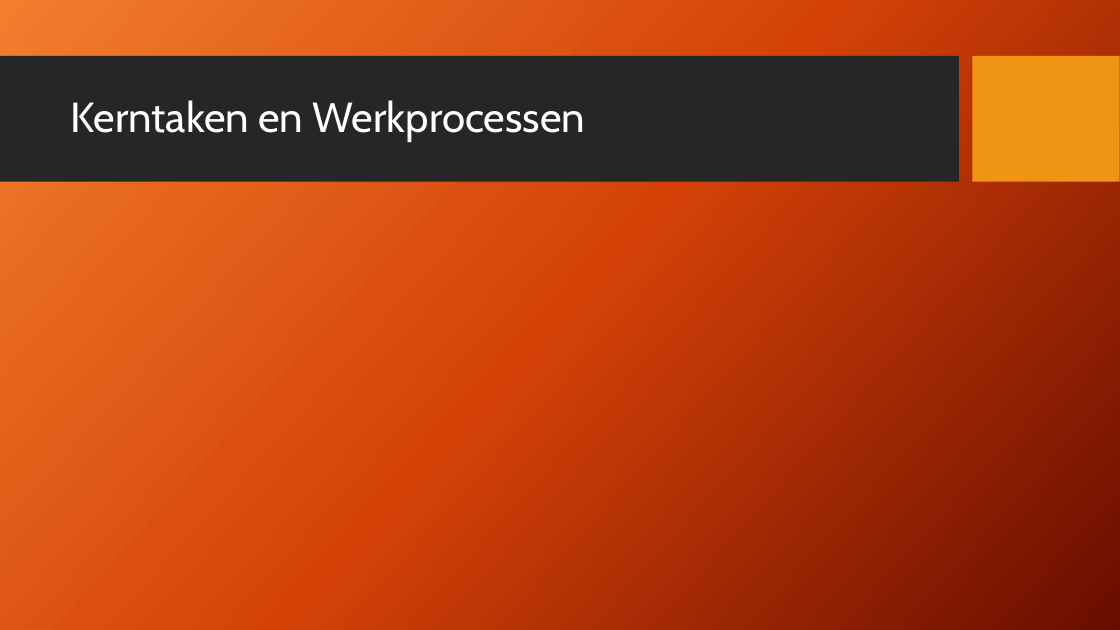
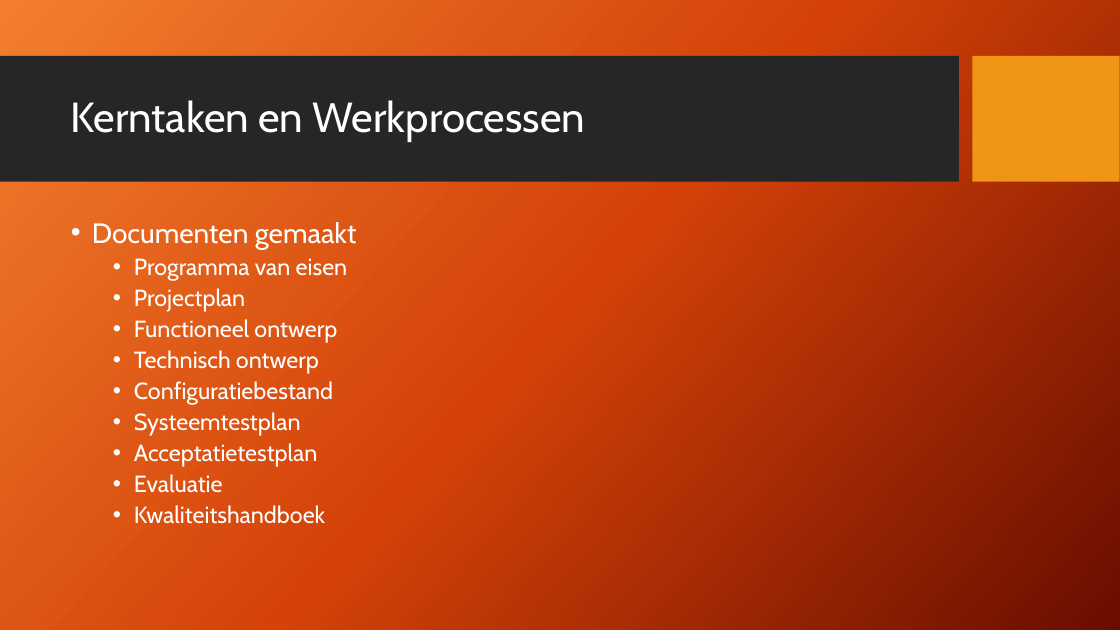
Before and after one commit to Kurtsuside1/Plotter-Data, a slide deck: slide 5 of PVB opdracht.pptx. Drawn at 1120x630 pixels with LibreOffice and Linux fonts; fonts in the diff are those of the drawing; background and template pictures are left out. Boxes give left, top, right and bottom in pixels: in the first picture for what was removed or moved away, otherwise in the second. Text is boxed around its words. In the diff, an @@ line names an element or a change of style, - is before the commit and + after.

```diff
--- a/PVB opdracht.pptx
+++ b/PVB opdracht.pptx
@@ text added at (x1=92, y1=222, x2=357, y2=524), 20 pt, text #FFFFFF @@
+• Documenten gemaakt
+  • Programma van eisen
+  • Projectplan
+  • Functioneel ontwerp
+  • Technisch ontwerp
+  • Configuratiebestand
+  • Systeemtestplan
+  • Acceptatietestplan
+  • Evaluatie
+  • Kwaliteitshandboek
```
Also in this commit, not shown: 2 other slides changed, 9 slides added, 2 other files.
